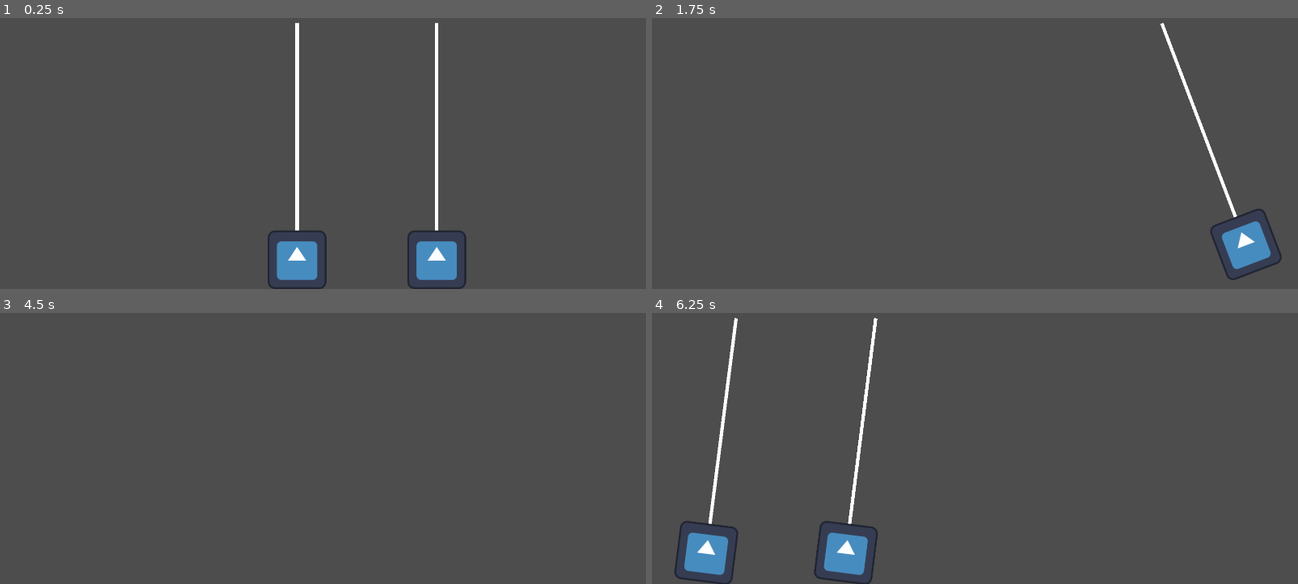
Above: before the commit, frames 1-4 (two rows, left to right).
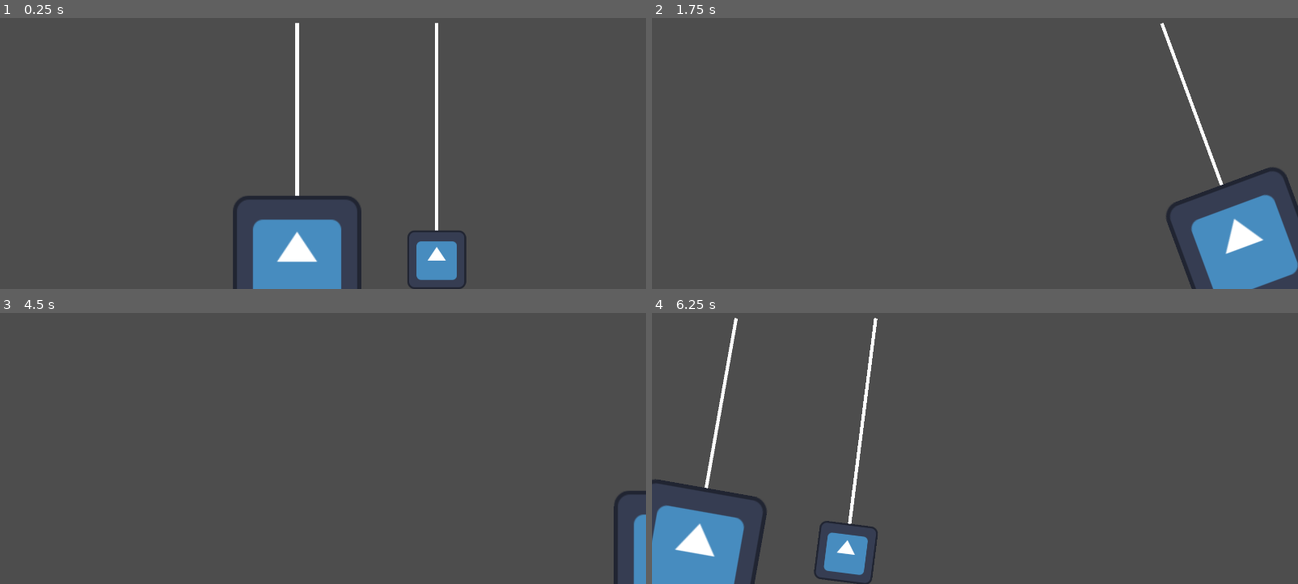
Above: after the commit, the same moments.

Repository: HEKEPOIU/gmtk_2024
Game: Godot game, scene res://scene/main.tscn
The game is run twice, just before and just after one commit, with the same random seed, the same clock (stepped at 60 frames per second) and the same inputs. The engine's default icon, where the game draws it, is replaced by a stand-in: a white triangle on a blue panel in a dark square.
Inputs (mouse positions are in pixels of both pictures, inside the frame that each line leads up to):
- Up to frame 1 (0.25 s): no input
- Up to frame 2 (1.75 s): tap Enter at 0.5 s; move the mouse to (1117, 88) at 0.52 s; hold Right 0.53-1.28 s; click (1117, 88) at 0.6 s; move the mouse to (845, 126) at 1.27 s; hold Left from 1.28 s (still down); click (845, 126) at 1.35 s
- Up to frame 3 (4.5 s): move the mouse to (387, 321) at 2.02 s; release Left at 2.03 s; hold Right 2.03-3.53 s; click (387, 321) at 2.1 s; move the mouse to (290, 475) at 2.77 s; click (290, 475) at 2.85 s; tap Space at 3.5 s; move the mouse to (516, 456) at 3.52 s; hold Left from 3.53 s (still down); click (516, 456) at 3.6 s; tap Enter at 4.25 s; move the mouse to (129, 348) at 4.27 s; click (129, 348) at 4.35 s
- Up to frame 4 (6.25 s): move the mouse to (1007, 402) at 5.02 s; click (1007, 402) at 5.1 s; move the mouse to (outside the picture) at 5.77 s; release Left at 5.78 s; hold Right from 5.78 s (still down); click (outside the picture) at 5.85 s

The runs differ from the first frame. In frame 1, 3.7% of the frame differs, in the area x 36-56%, y 65-100%; in frame 2, 4.4%, in the area x 78-100%, y 2-100%; in frame 3, 0.8%; in frame 4, 4.1%.

Commit message:
Add pendulum drag input.

Diff:
--- a/project.godot
+++ b/project.godot
@@ -27,3 +27,11 @@
 
 window/size/viewport_width=1920
 window/size/viewport_height=1080
+
+[input]
+
+press={
+"deadzone": 0.5,
+"events": [Object(InputEventMouseButton,"resource_local_to_scene":false,"resource_name":"","device":-1,"window_id":0,"alt_pressed":false,"shift_pressed":false,"ctrl_pressed":false,"meta_pressed":false,"button_mask":0,"position":Vector2(0, 0),"global_position":Vector2(0, 0),"factor":1.0,"button_index":1,"canceled":false,"pressed":false,"double_click":false,"script":null)
+]
+}
--- a/scene/main.tscn
+++ b/scene/main.tscn
@@ -10,7 +10,7 @@
 length = 700.0
 gravity = 200.0
 end_point_move_multiplier = 1.0
-mass = 10.0
+mass = 50.0
 min_mass = 1.0
 max_mass = 100.0
 is_current = true
--- a/src/pendulum.gd
+++ b/src/pendulum.gd
@@ -30,6 +30,7 @@
 
 func _ready() -> void:
 	end_point.on_hit_other.connect(deal_collide)
+	end_point.on_drag.connect(be_drag)
 	end_point.set_scale_base_mass(mass, min_mass, max_mass)
 	set_start_position(rotation)
 
@@ -104,3 +105,10 @@
 	other.add_velocity(new_velocity)
 
 	queue_free()
+
+
+func be_drag() -> void:
+	var dir_to_mouse := (get_global_mouse_position() - pivot_pos).normalized()
+	print(dir_to_mouse)
+	var mouse_angle := -dir_to_mouse.angle_to(Vector2.DOWN)
+	set_start_position(mouse_angle)
--- a/src/pendulum_end_point.gd
+++ b/src/pendulum_end_point.gd
@@ -6,10 +6,22 @@
 @export var max_scale: float = 5
 
 signal on_hit_other(other: Pendulum)
+signal on_drag
+var is_mouse_inside: bool
+var is_click: bool = false
 
 
 func _ready() -> void:
 	area_entered.connect(emit_hit)
+
+
+func _process(_delta: float) -> void:
+	if Input.is_action_just_pressed("press"):
+		is_click = true
+	elif Input.is_action_just_released("press"):
+		is_click = false
+	if is_click and is_mouse_inside:
+		on_drag.emit()
 
 
 func emit_hit(body: Area2D) -> void:
@@ -20,3 +32,11 @@
 func set_scale_base_mass(mass: float, min_mass: float, max_mass: float) -> void:
 	var new_scale: float = remap(mass, min_mass, max_mass, min_scale, max_scale)
 	scale = Vector2(new_scale, new_scale)
+
+
+func _mouse_enter() -> void:
+	is_mouse_inside = true
+
+
+func _mouse_exit() -> void:
+	is_mouse_inside = false
Not shown, changed: .gitignore
